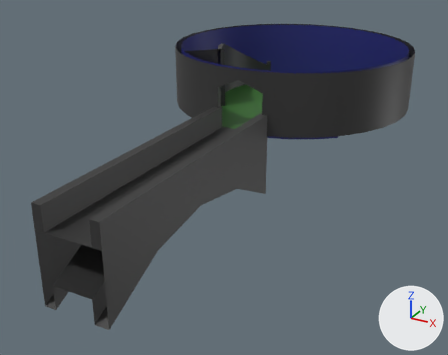
The Blender file Assets/Models/ShaderCastle/Math.blend: old version first, new version second.
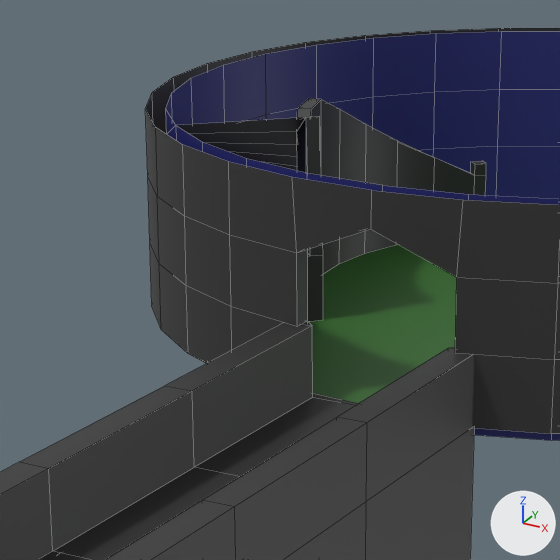
There are two pictures of each version: one whole from a 50 mm lens placed at (12.7, -30.8, 9.8), pointed at (-0.3, -7.1, -2.1), one close up on the part from 30% to 65% of the width and 5% to 49% of the height. Every picture has the same lights, and +X, +Y and +Z are marked at lower right. The last two pictures show the newer version. The close-ups show mesh edges as thin lines.

In view in the first close-up: 'Floor CCW Up Gate -col'.
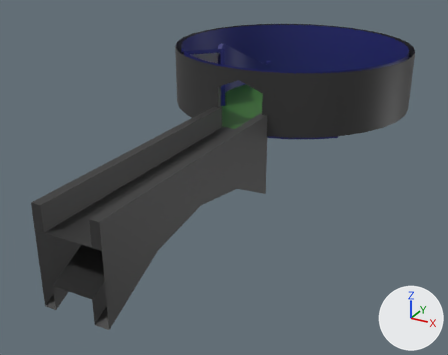
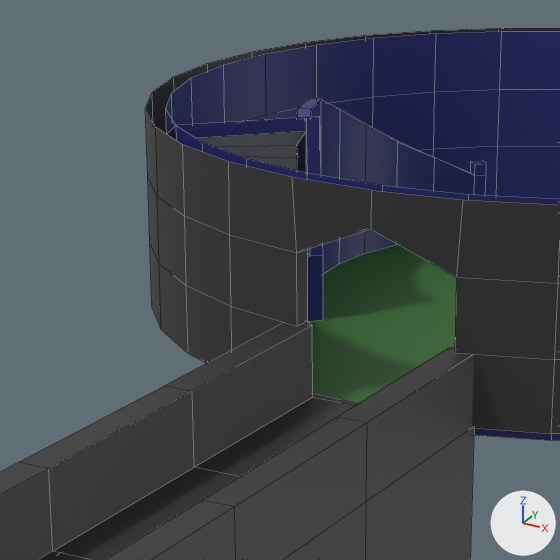
The change, as a list of edits to the scene's bpy script:
```text
Add mat_ceiling_inside:
    mat_ceiling_inside = principled_material('Ceiling inside')
    mat_ceiling_inside.base_color = (0.8, 0.8, 0.8)  # white #e7e7e7
Change me_cylinder_004:
    used by ob_floor_ccw_up_gate__col; location = (0.0, 0.0, 0.0)
    remove me_cylinder_004.from_pydata(...)  # 506 vertices, 381 faces; spans x -6.3..6.3, y -18.0..6.3, z -3.0..3.0
    add me_cylinder_004.from_pydata(...)  # 560 vertices, 425 faces; spans x -6.3..6.3, y -18.0..6.3, z -3.0..3.0
    me_cylinder_004 part 1
    8 faces are deleted
    36 vertices are added at x -6.0..-2.8, y -4.2..4.2, z -0.2..3.0
    33 new faces join them, mat_333333 (dark grey #333333)
    2 new faces join them, mat_333333 (dark grey #333333), smooth
    1 new face joins them, mat_wall (dark blue #282b7a)
    8 new faces join them, mat_ceiling_inside (white #e7e7e7), smooth
    me_cylinder_004 part 2: 80 faces spanning x -4.2..4.2, y -4.4..4.4, z 0.0..3.0 switch from mat_333333 (dark grey #333333) to mat_wall (dark blue #282b7a)
    other edits to the shape of me_cylinder_004 do not show in these pictures
    add me_cylinder_004.materials.append(mat_ceiling_inside)  # white #e7e7e7
```

What differs and where, as boxes (x1, y1, x2, y2) in the close-ups (560 x 560 px):
part 1 of me_cylinder_004, built on
    before: (176, 117, 306, 171)
    after: (167, 117, 306, 171)
part 2 of me_cylinder_004, recoloured (dark grey to dark blue)
    both: (297, 98, 486, 321)
